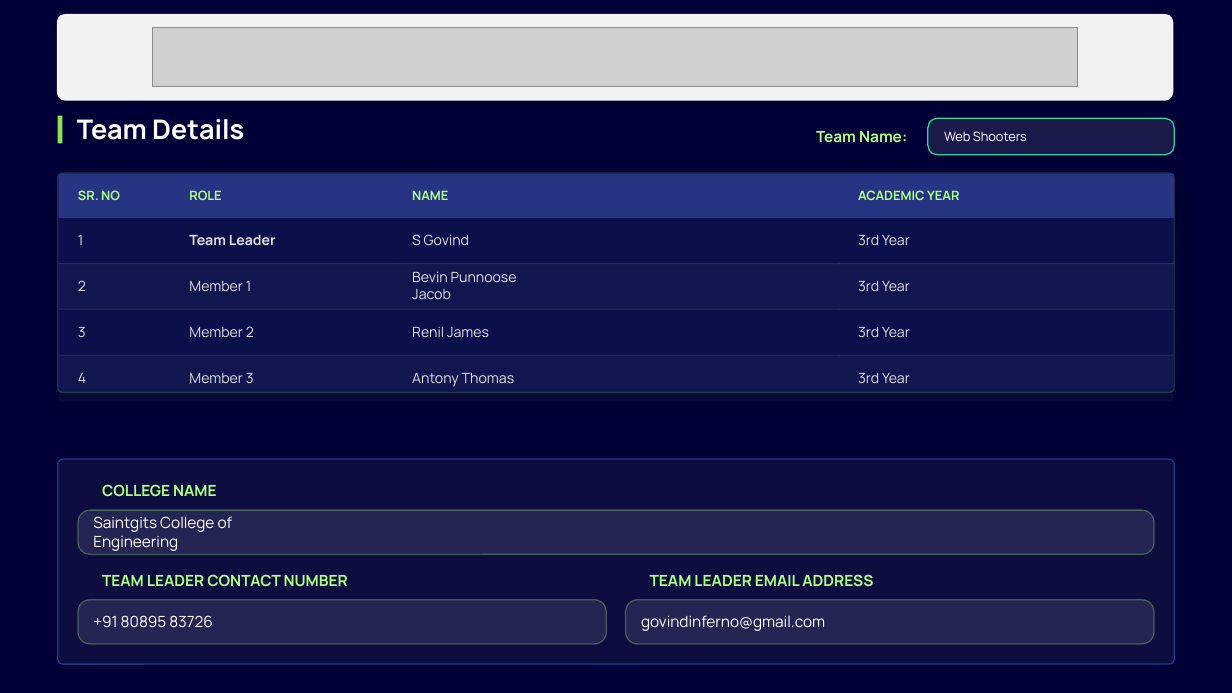
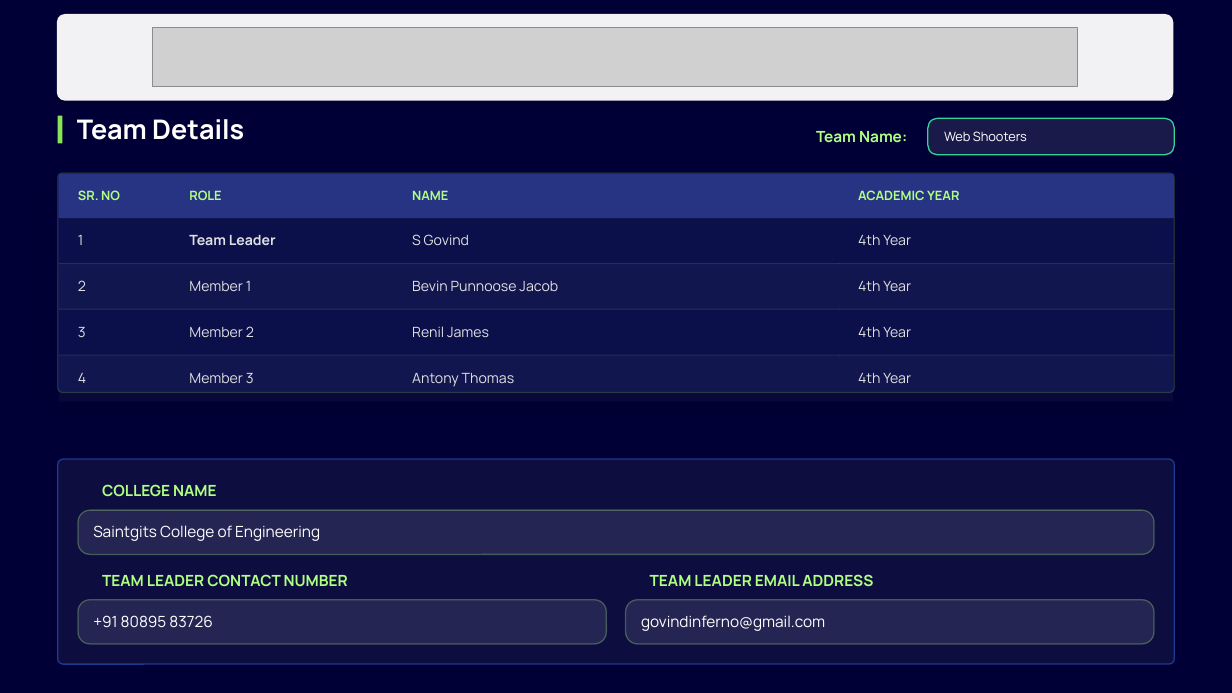
Before and after one commit to bevinj2255/i4c_hackathon, a slide deck: slide 1 of solution_presentation.pptx. Drawn at 1232x693 pixels with LibreOffice and Linux fonts; fonts in the diff are those of the drawing; grey boxes stand for pictures; background and template pictures are left out; a plain dark background stands for a picture behind light text. Boxes give left, top, right and bottom in pixels: in the first picture for what was removed or moved away, otherwise in the second. Text is boxed around its words. In the diff, an @@ line names an element or a change of style, - is before the commit and + after.

Commit message:
Proofread the deck by rendering it, and fix what that exposed
Set academic year to 4th. Then rendered all 7 PDF pages to images and looked at them,
rather than only checking that the text was present. Text can be correct and still be
unreadable, and five real defects were only visible that way:

  - the Proposed Solution bullets overflowed their card and printed over the SOLUTION
    DETAILS label. The card resize had silently done nothing: the selector filtered on
    'not sh.has_text_frame', but auto-shapes HAVE a text frame, so it matched no shapes
    and failed without error.
  - 'Bevin Punnoose Jacob' wrapped onto three lines and the email broke mid-word
    ('govindinferno@gmail.co / m') in the template's 1.2in boxes. Widened them.
  - two badge icons on the Impact slide sat on top of the metric text after the cards
    moved up; they now move with their labels.
  - the references were printed under the heading 'Prototype / Simulation Video', which
    mislabels them. They now have their own REFERENCES block, and the video box states
    plainly that no video was submitted.
  - the stack line listed finetune_ood, an experiment we measured and rejected. It
    contributed nothing to the shipped weights and does not belong on a results slide.

Cards are now sized to their content and text is placed inside them instead of being
allowed to spill.

```diff
--- a/solution_presentation.pptx
+++ b/solution_presentation.pptx
@@ text at <box>858,235,911,245</box>: text changed @@
-3rd Year
+4th Year
@@ text "Bevin Punnoose Jacob" rewrapped from <box>412,271,517,299</box> to <box>412,280,558,291</box> @@
@@ text at <box>858,281,911,291</box>: text changed @@
-3rd Year
+4th Year
@@ text at <box>858,327,911,337</box>: text changed @@
-3rd Year
+4th Year
@@ text at <box>858,373,911,383</box>: text changed @@
-3rd Year
+4th Year
@@ text "Saintgits College of Engineering" rewrapped from <box>93,516,233,551</box> to <box>93,525,320,541</box> @@
```
Also in this commit, not shown: 6 other slides changed, 2 other files.
